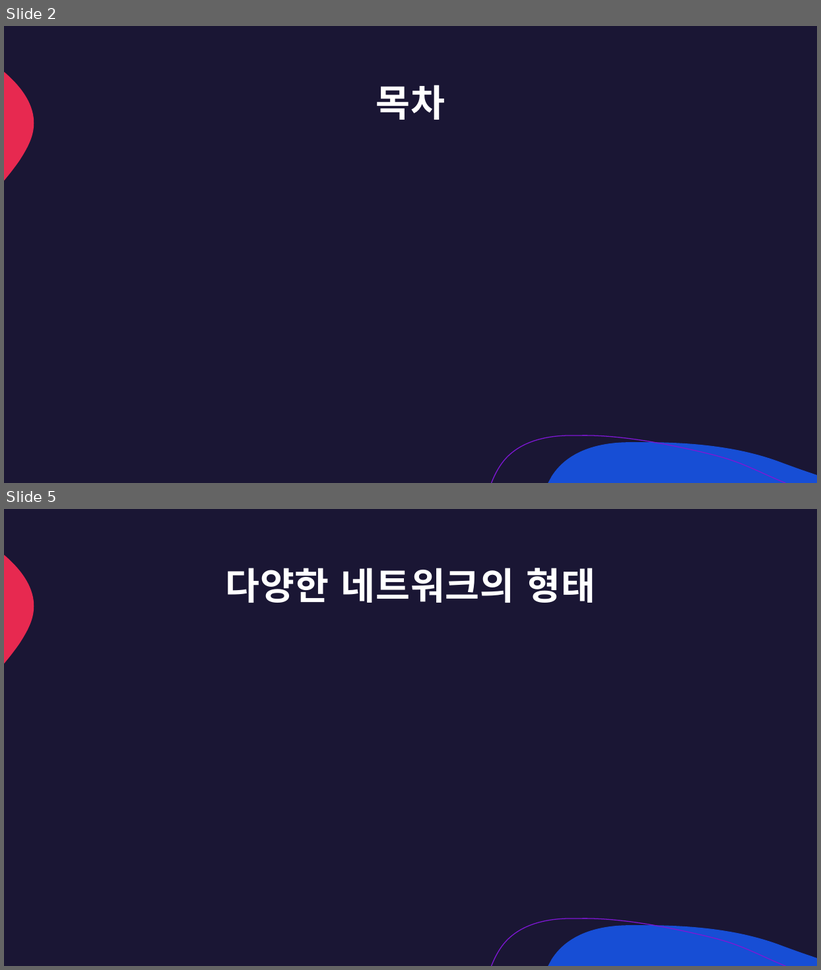
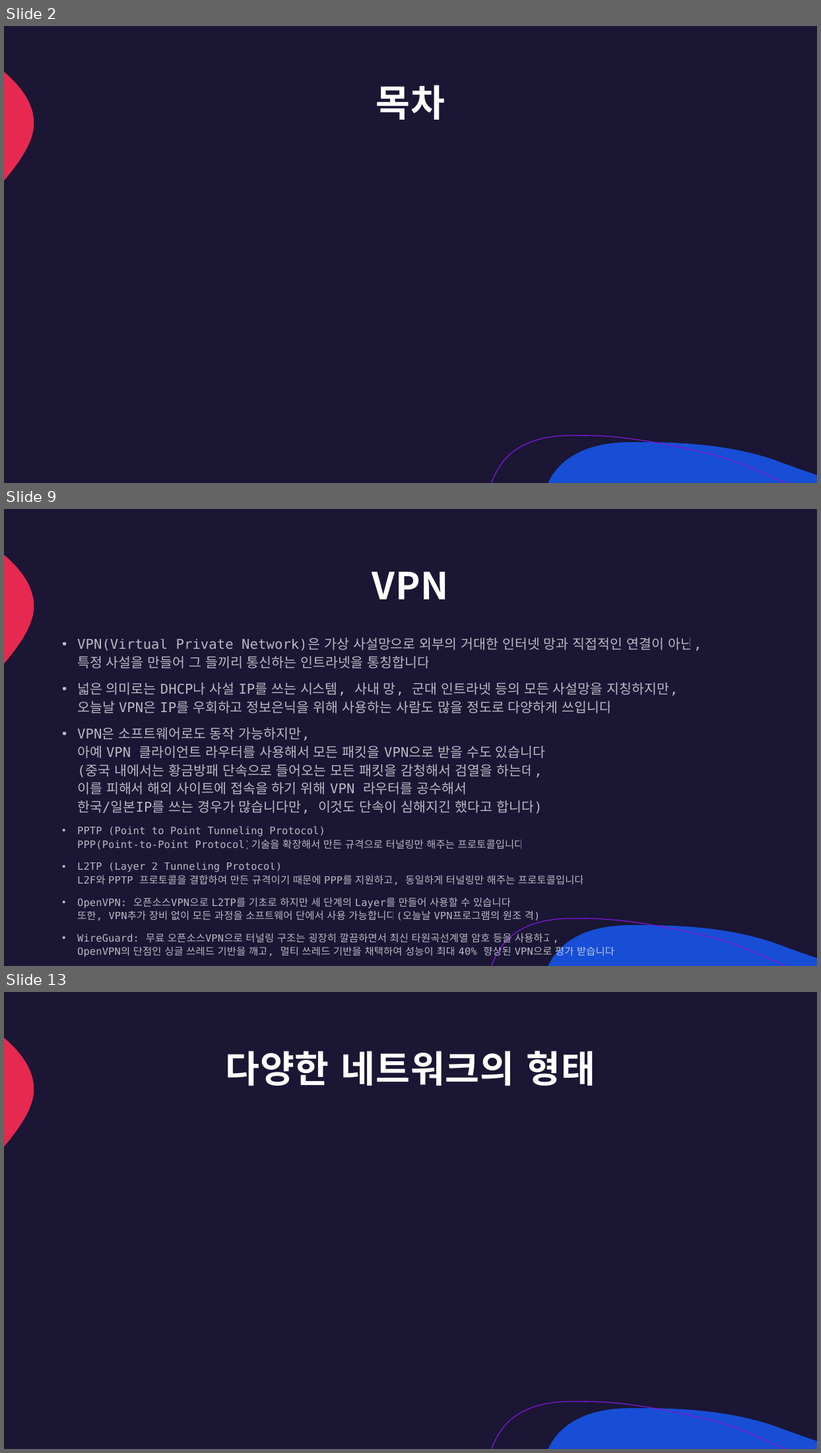
Before and after one commit to lumen4723/2024_network, a slide deck: 1.pptx. Shown one above the other, each under a label of ours: slides 2 and 5 before the commit, slides 2, 9 and 13 after it; the slides between them are not shown. The pictures are 821x970 and 821x1453 pixels, drawn with LibreOffice and Linux fonts; fonts in the diff are those of the drawing. Boxes give left, top, right and bottom in pixels: in the first picture for what was removed or moved away, otherwise in the second. Text is boxed around its words. In the diff, an @@ line names an element or a change of style, - is before the commit and + after.

Commit message:
Update 1.pptx 1 ~ 10

```diff
--- a/1.pptx
+++ b/1.pptx
@@ slide 9 added at bbox=[4, 509, 817, 966], background #1A1634; not listed: 3 template elements that a slide beside it also shows @@
@@ title added at bbox=[372, 572, 450, 599], 44 pt, text #FFFFFF, bold @@
+VPN
@@ text added at bbox=[77, 638, 702, 958], 12 pt, text #FFFFFF at 70% opacity @@
+• VPN(Virtual Private Network)은 가상 사설망으로 외부의 거대한 인터넷 망과 직접적인 연결이 아닌,
+  특정 사설을 만들어 그 들끼리 통신하는 인트라넷을 통칭합니다
+• 넓은 의미로는 DHCP나 사설 IP를 쓰는 시스템, 사내 망, 군대 인트라넷 등의 모든 사설망을 지칭하지만,
+  오늘날 VPN은 IP를 우회하고 정보은닉을 위해 사용하는 사람도 많을 정도로 다양하게 쓰입니다
+• VPN은 소프트웨어로도 동작 가능하지만,
+  아예 VPN 클라이언트 라우터를 사용해서 모든 패킷을 VPN으로 받을 수도 있습니다
+  (중국 내에서는 황금방패 단속으로 들어오는 모든 패킷을 감청해서 검열을 하는데,
+  이를 피해서 해외 사이트에 접속을 하기 위해 VPN 라우터를 공수해서
+  한국/일본IP를 쓰는 경우가 많습니다만, 이것도 단속이 심해지긴 했다고 합니다)
+• PPTP (Point to Point Tunneling Protocol):
+  PPP(Point-to-Point Protocol)기술을 확장해서 만든 규격으로 터널링만 해주는 프로토콜입니다
+• L2TP (Layer 2 Tunneling Protocol):
+  L2F와 PPTP 프로토콜을 결합하여 만든 규격이기 때문에 PPP를 지원하고, 동일하게 터널링만 해주는 프로토콜입니다
+• OpenVPN: 오픈소스VPN으로 L2TP를 기초로 하지만 세 단계의 Layer를 만들어 사용할 수 있습니다
+  또한, VPN추가 장비 없이 모든 과정을 소프트웨어 단에서 사용 가능합니다(오늘날 VPN프로그램의 원조 격)
+• WireGuard: 무료 오픈소스VPN으로 터널링 구조는 굉장히 깔끔하면서 최신 타원곡선계열 암호 등을 사용하고,
+  OpenVPN의 단점인 싱글 쓰레드 기반을 깨고, 멀티 쓰레드 기반을 채택하여 성능이 최대 40% 향상된 VPN으로 평가 받습니다
@@ what was slide 5 is now slide 13 @@
```
Also in this commit, not shown: 1 slide changed, 25 other slides added, 1 slide removed, 2 other files.
